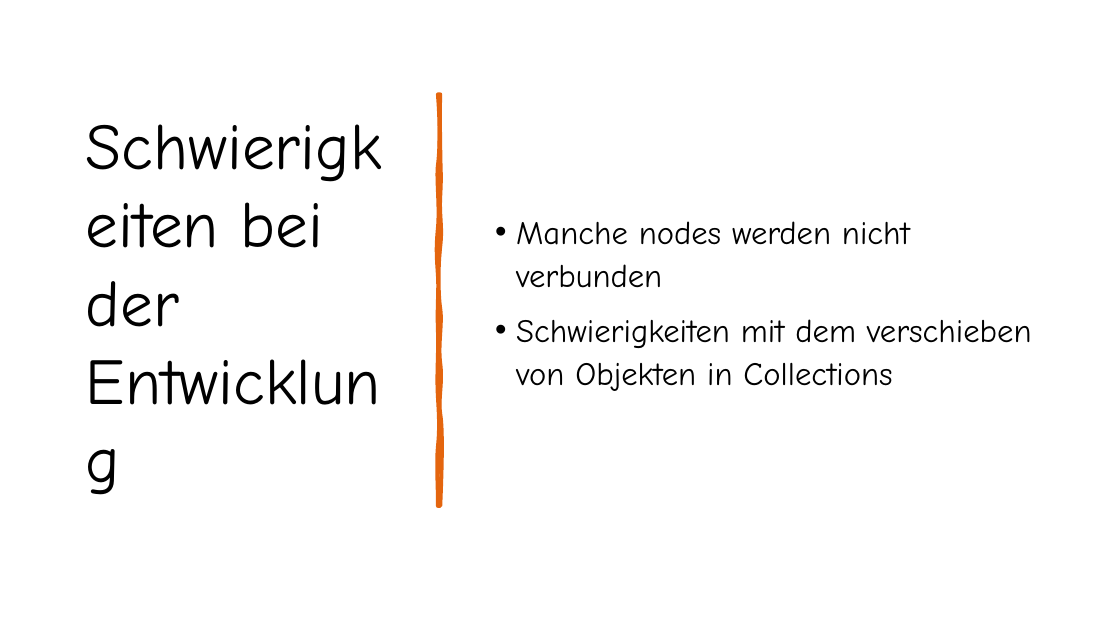
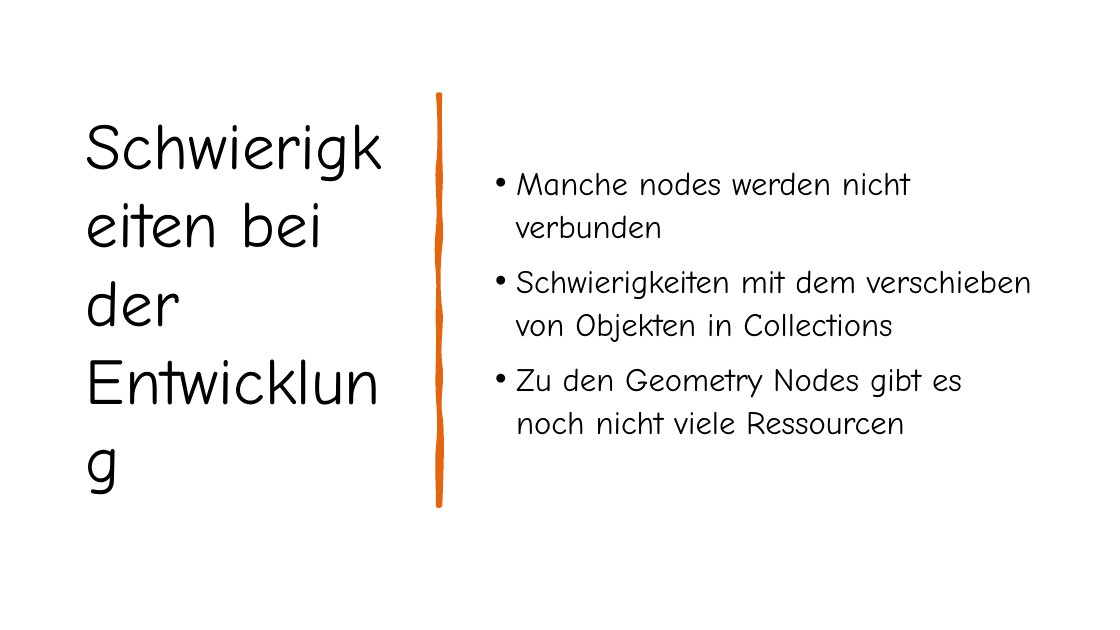
Before and after one commit to AtmoGD/BlackMagic, a slide deck: slide 6 of Zwischenpräsentation.pptx. Drawn at 1120x630 pixels with LibreOffice and Linux fonts; fonts in the diff are those of the drawing. Boxes give left, top, right and bottom in pixels: in the first picture for what was removed or moved away, otherwise in the second. Text is boxed around its words. In the diff, an @@ line names an element or a change of style, - is before the commit and + after.

```diff
--- a/Zwischenpräsentation.pptx
+++ b/Zwischenpräsentation.pptx
@@ text at box(516, 368, 962, 435): paragraph added @@
+• Zu den Geometry Nodes gibt es noch nicht viele Ressourcen
```
Also in this commit, not shown: 3 other slides changed.
